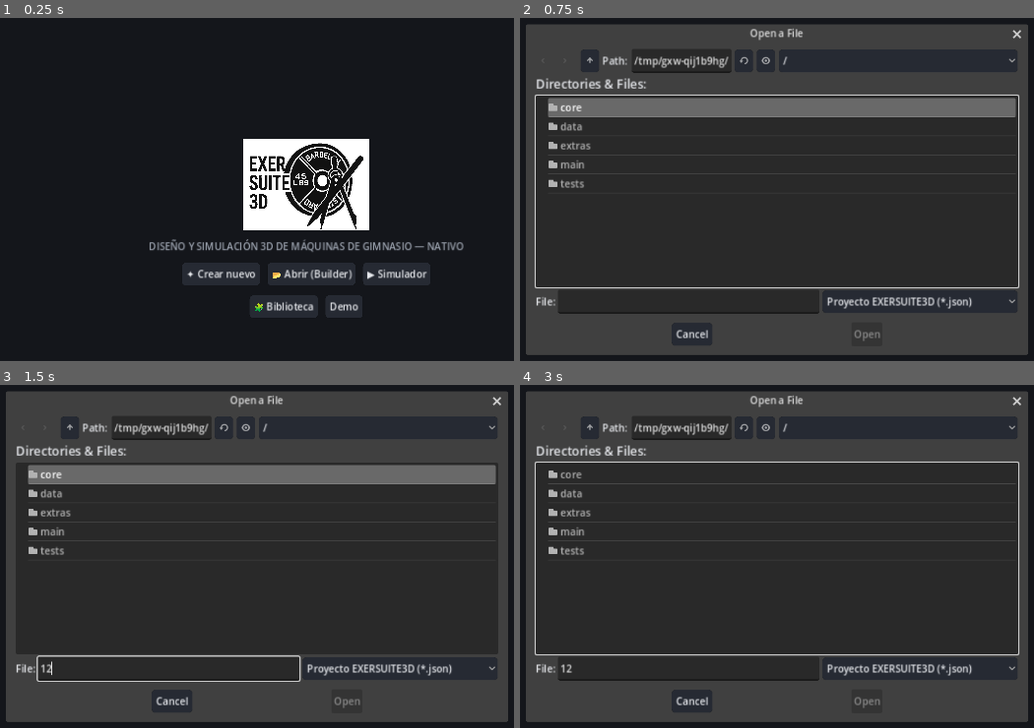
Above: before the commit, frames 1-4 (two rows, left to right).
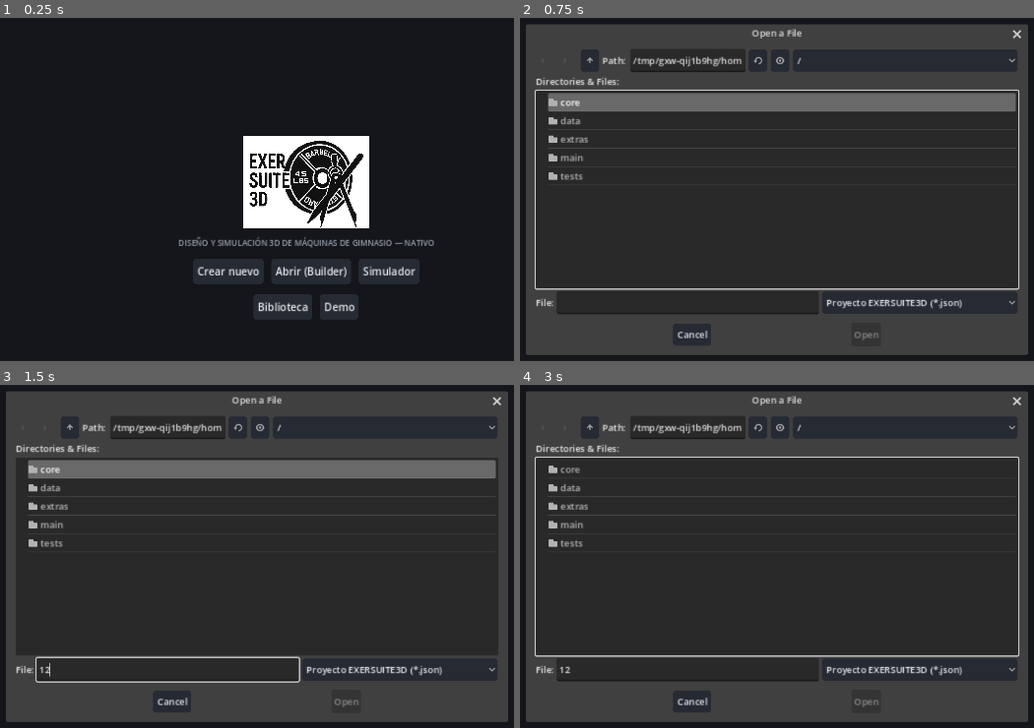
Above: after the commit, the same moments.

Repository: amaturanas-sys/EXERSUITE3D
Game: Godot game, scene res://main/Main.tscn
Two runs of this game, one before a commit and one after it. Both use one fixed random seed, a clock stepped at 60 frames per second and the inputs below.
Inputs (mouse positions are in pixels of both pictures, inside the frame that each line leads up to):
- Up to frame 1 (0.25 s): no input
- Up to frame 2 (0.75 s): click (910, 271) at 0.5 s, where only the run after the commit has a clickable "Simulador"
- Up to frame 3 (1.5 s): click (169, 669) at 1.27 s; type "12" at 1.35 s
- Up to frame 4 (3 s): click (802, 673) at 2 s, where only the run after the commit has a clickable "Biblioteca"; click (741, 642) at 2.75 s, where only the run before the commit has a clickable "✦ Crear nuevo"

The runs differ from the first frame. In frame 1, 4.2% of the frame differs, in the area x 29-91%, y 34-88%; in frame 2, 7.3%, in the area x 2-98%, y 3-96%; in frame 3, 6.9%; in frame 4, 5.2%.

Commit message:
Godot: iconos launcher correctos, sin glifos emoji y tipografía pulida
- Iconos de app generados desde el logo de marca: icono de proyecto cuadrado
  512, launcher clásico 192 y adaptive foreground/background 432 conectados
  al preset Android (antes Android mostraba el icono por defecto de Godot o
  recortaba el logo no cuadrado).
- Se eliminan los glifos emoji de todos los botones y textos de estado: la
  fuente por defecto de Godot no los incluye y en el APK/EXE exportado se
  dibujaban como cuadros.
- Tipografía: tamaño de fuente por defecto del tema a 15, botones del inicio
  con altura mínima 44 y fuente 17, tagline a 13.

Co-Authored-By: Claude Fable 5 <noreply@anthropic.com>
Claude-Session: https://claude.ai/code/session_014fW5t7kk9L1bzdCPk4pmbH

Diff:
--- a/godot/main/editor_ui.gd
+++ b/godot/main/editor_ui.gd
@@ -55,7 +55,7 @@
 	bar.add_theme_constant_override("separation", 6)
 	add_child(bar)
 
-	_btn(bar, "⌂ Inicio", func(): request_home.emit())
+	_btn(bar, "Inicio", func(): request_home.emit())
 	_btn(bar, "Nuevo", func(): world.clear(); ed.select_piece(null))
 	var open_dlg := _file_dialog(FileDialog.FILE_MODE_OPEN_FILE)
 	_btn(bar, "Abrir", func(): open_dlg.popup_centered_ratio(0.7))
@@ -70,7 +70,7 @@
 		LandingUI.add_recent(path.get_file().get_basename(), Serializer.serialize(world)))
 
 	sim_btn = Button.new()
-	sim_btn.text = "▶ Simular"
+	sim_btn.text = "Simular"
 	sim_btn.pressed.connect(func():
 		ed.select_piece(null)
 		ed.set_mode("select")
@@ -80,11 +80,11 @@
 	for v in [["Frontal", "frontal"], ["Lateral", "lateral"], ["Sup.", "superior"], ["Iso", "isometrica"]]:
 		var view: String = v[1]
 		_btn(bar, v[0], func(): cam.set_view(view, world.bounds()))
-	_btn(bar, "＋", func(): cam.zoom_by(0.8))
-	_btn(bar, "－", func(): cam.zoom_by(1.25))
+	_btn(bar, "+", func(): cam.zoom_by(0.8))
+	_btn(bar, "-", func(): cam.zoom_by(1.25))
 	_btn(bar, "Agrupar", func(): ed.group_selection())
 	_btn(bar, "Desagrupar", func(): ed.ungroup_selection())
-	_btn(bar, "🧩 Biblioteca", func(): request_library.emit())
+	_btn(bar, "Biblioteca", func(): request_library.emit())
 
 	# ---- Paleta (izquierda)
 	palette = ItemList.new()
@@ -156,11 +156,11 @@
 
 
 func _on_sim_changed(running: bool) -> void:
-	sim_btn.text = "■ Detener" if running else "▶ Simular"
+	sim_btn.text = "Detener" if running else "Simular"
 	get_node("PalettePanel").visible = not running
 	get_node("InspectorPanel").visible = not running
 	status_label.text = (
-		"🖐 Arrastra piezas móviles con la mano · Espacio detiene" if running else "")
+		"Arrastra piezas móviles con la mano · Espacio detiene" if running else "")
 
 
 # ---------------------------------------------------------------- inspector
@@ -235,7 +235,7 @@
 	inspector.add_child(rot)
 
 	if p.params.has("path"):
-		_ibtn("✎ Doblar (nodos)", func(): ed.set_mode("bend"))
+		_ibtn("Doblar (nodos)", func(): ed.set_mode("bend"))
 	_ibtn("Duplicar", func(): ed.duplicate_selected())
 	_ibtn("Eliminar", func(): ed.delete_selected())
 
--- a/godot/main/landing_ui.gd
+++ b/godot/main/landing_ui.gd
@@ -43,23 +43,24 @@
 	tagline.text = "DISEÑO Y SIMULACIÓN 3D DE MÁQUINAS DE GIMNASIO — NATIVO"
 	tagline.horizontal_alignment = HORIZONTAL_ALIGNMENT_CENTER
 	tagline.add_theme_color_override("font_color", UiTheme.TEXT_DIM)
+	tagline.add_theme_font_size_override("font_size", 13)
 	center.add_child(tagline)
 
 	var row1 := HBoxContainer.new()
 	row1.alignment = BoxContainer.ALIGNMENT_CENTER
 	row1.add_theme_constant_override("separation", 10)
 	center.add_child(row1)
-	_btn(row1, "✦ Crear nuevo", func(): action.emit("new", null))
-	_btn(row1, "📂 Abrir (Builder)", func(): _pick_file("open"))
-	_btn(row1, "▶ Simulador", func(): _pick_file("simulate"))
+	_btn(row1, "Crear nuevo", func(): action.emit("new", null))
+	_btn(row1, "Abrir (Builder)", func(): _pick_file("open"))
+	_btn(row1, "Simulador", func(): _pick_file("simulate"))
 
 	var row2 := HBoxContainer.new()
 	row2.alignment = BoxContainer.ALIGNMENT_CENTER
 	row2.add_theme_constant_override("separation", 10)
 	center.add_child(row2)
 	if FileAccess.file_exists("user://autosave.json"):
-		_btn(row2, "↻ Continuar sesión anterior", func(): action.emit("continue", null))
-	_btn(row2, "🧩 Biblioteca", func(): action.emit("library", null))
+		_btn(row2, "Continuar sesión anterior", func(): action.emit("continue", null))
+	_btn(row2, "Biblioteca", func(): action.emit("library", null))
 	_btn(row2, "Demo", func(): action.emit("demo", null))
 
 	# Recientes
@@ -82,6 +83,8 @@
 func _btn(parent: Node, text: String, fn: Callable) -> void:
 	var b := Button.new()
 	b.text = text
+	b.custom_minimum_size = Vector2(0, 44)
+	b.add_theme_font_size_override("font_size", 17)
 	b.pressed.connect(fn)
 	parent.add_child(b)
 
--- a/godot/main/library_ui.gd
+++ b/godot/main/library_ui.gd
@@ -48,7 +48,7 @@
 	title.size_flags_horizontal = Control.SIZE_EXPAND_FILL
 	header.add_child(title)
 	var close_btn := Button.new()
-	close_btn.text = "✕ Volver"
+	close_btn.text = "Volver"
 	close_btn.pressed.connect(func():
 		world.refresh_models()
 		closed.emit())
@@ -69,7 +69,7 @@
 	actions.add_theme_constant_override("separation", 8)
 	box.add_child(actions)
 	var assign_btn := Button.new()
-	assign_btn.text = "📂 Asignar modelo .glb…"
+	assign_btn.text = "Asignar modelo .glb…"
 	assign_btn.pressed.connect(_assign)
 	actions.add_child(assign_btn)
 	var reset_btn := Button.new()
@@ -88,12 +88,12 @@
 	_comp_ids = []
 	for c in ComponentLibrary.all_components():
 		var id := String(c["id"])
-		var mark := "  ●" if ModelStore.has_component_override(id) else ""
+		var mark := "  •" if ModelStore.has_component_override(id) else ""
 		comp_list.add_item("%s (%s)%s" % [String(c.get("label", id)), id, mark])
 		_comp_ids.append(id)
 	man_list.clear()
 	for seg in MANNEQUIN_SEGMENTS:
-		var mark := "  ●" if ModelStore.has_mannequin_override(seg) else ""
+		var mark := "  •" if ModelStore.has_mannequin_override(seg) else ""
 		man_list.add_item(seg + mark)
 
 
--- a/godot/main/ui_theme.gd
+++ b/godot/main/ui_theme.gd
@@ -15,6 +15,7 @@
 
 static func build() -> Theme:
 	var t := Theme.new()
+	t.default_font_size = 15
 
 	var panel := StyleBoxFlat.new()
 	panel.bg_color = Color(PANEL.r, PANEL.g, PANEL.b, 0.96)
--- a/godot/project.godot
+++ b/godot/project.godot
@@ -9,7 +9,7 @@
 config/description="Diseño y simulación 3D de máquinas de gimnasio (migración desde la app web)"
 run/main_scene="res://main/Main.tscn"
 config/features=PackedStringArray("4.3")
-config/icon="res://extras/logo-mark.png"
+config/icon="res://extras/icons/icon_512.png"
 boot_splash/bg_color=Color(0.0784314, 0.0862745, 0.105882, 1)
 boot_splash/image="res://extras/logo-full.png"
 boot_splash/fullsize=false
Not shown, changed: godot/export_presets.cfg
Binary file added: godot/extras/icons/icon_512.png
Binary file added: godot/extras/icons/icon_bg_432.png
Binary file added: godot/extras/icons/icon_fg_432.png
Binary file added: godot/extras/icons/icon_main_192.png
